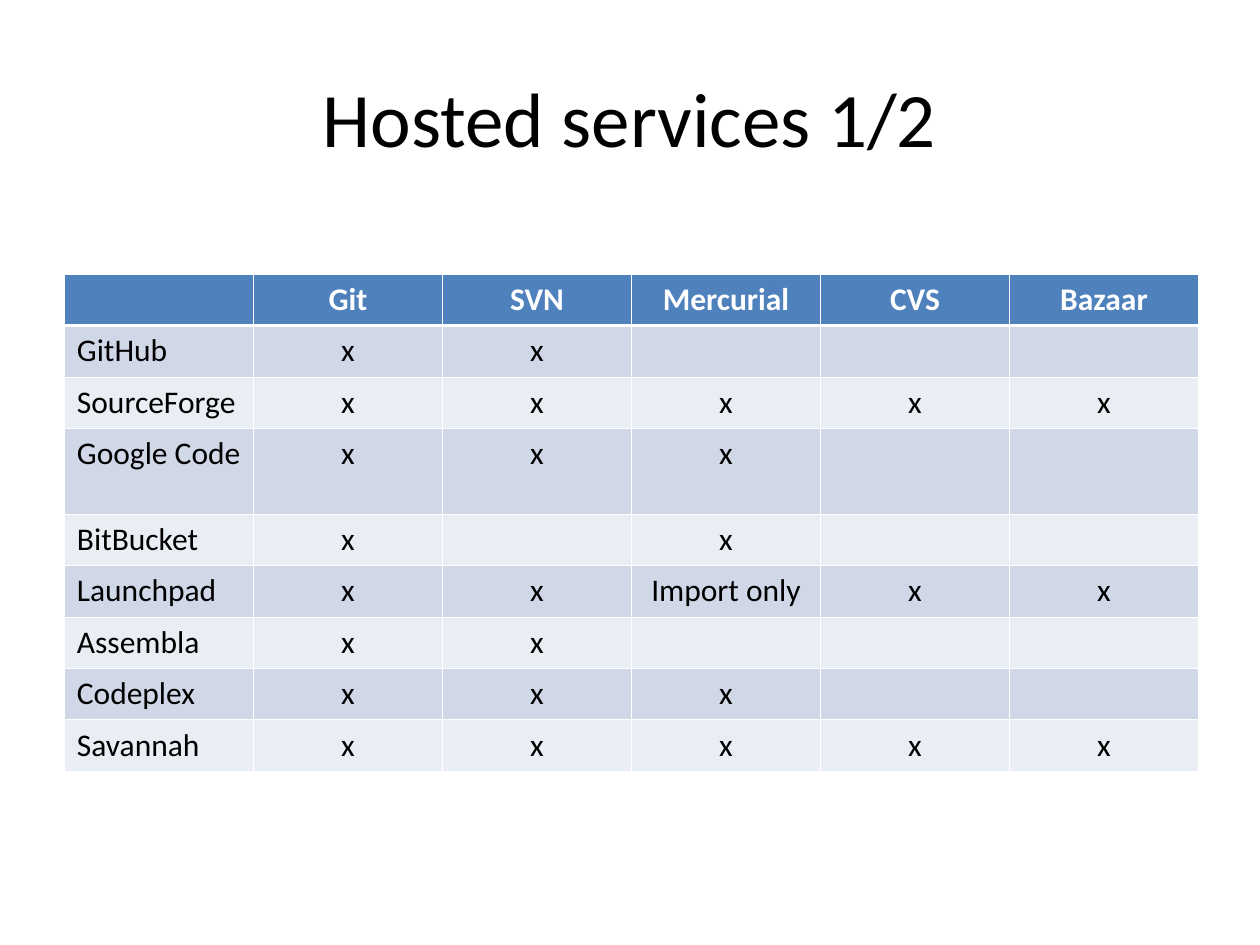
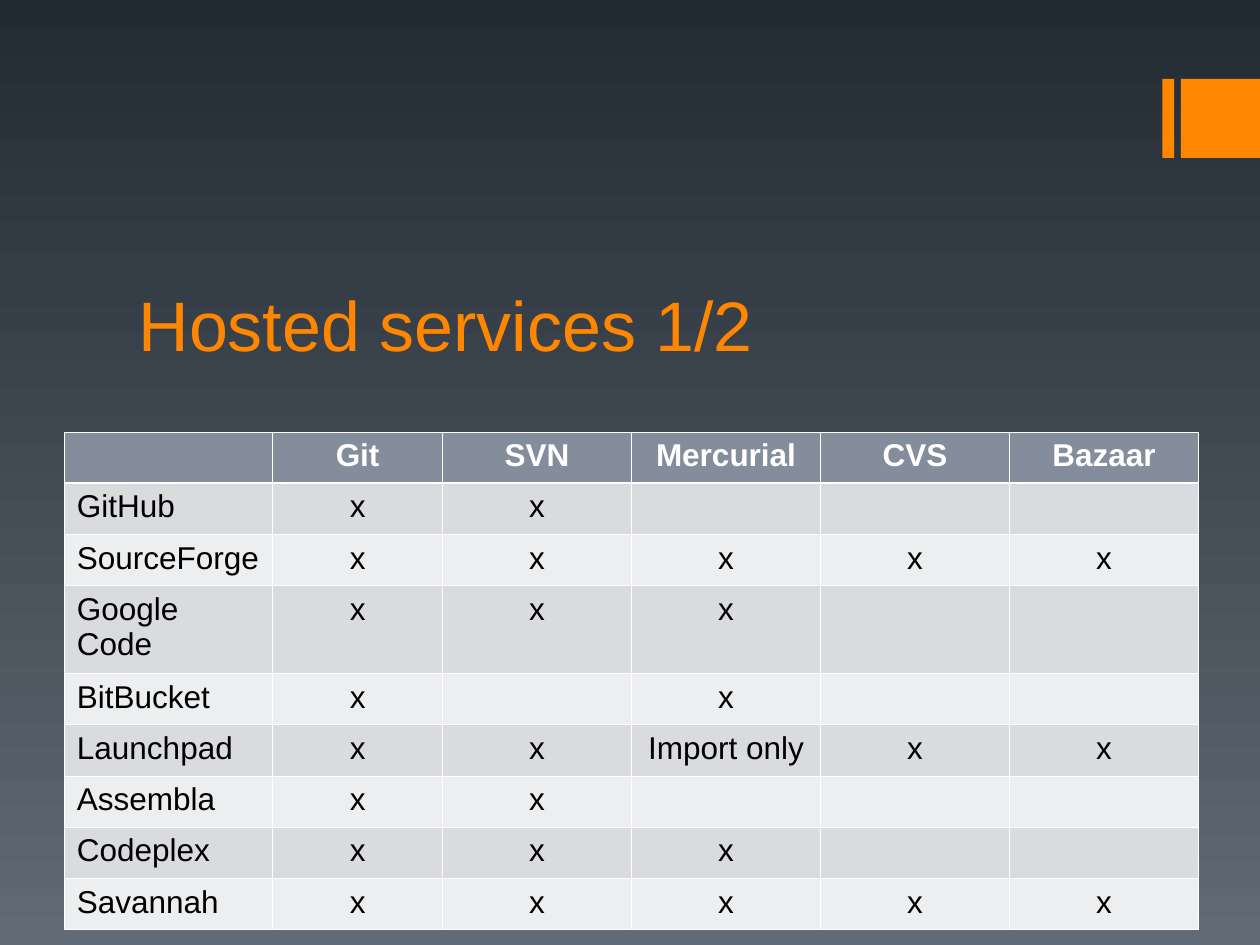
Before and after one commit to gdgcluj/first-steps-into, a slide deck: slide 5 of GitHub.ppt. Drawn at 1260x945 pixels with LibreOffice and Linux fonts; fonts in the diff are those of the drawing. Boxes give left, top, right and bottom in pixels: in the first picture for what was removed or moved away, otherwise in the second. Text is boxed around its words. In the diff, an @@ line names an element or a change of style, - is before the commit and + after.

```diff
--- a/GitHub.ppt
+++ b/GitHub.ppt
@@ background #FFFFFF to gradient #232B32 to #606B76 @@
@@ rectangle added at (1163,79,1174,159), fill #FF8600 @@
@@ rectangle added at (1181,79,1260,159), fill #FF8600 @@
@@ title "Hosted services 1/2": place and size @@
-title "Hosted services 1/2" at (323,93,936,151)
+title "Hosted services 1/2" at (139,300,753,352)
@@ title "Hosted services 1/2" at (139,300,753,352): size 44 to 40 pt, font Calibri to Arial, text colour #000000 to #FF8600; alignment centre to left; vertical alignment middle to bottom @@
@@ table at (64,432,1198,929) @@
@@ fill #4F81BD to #838D9B in row 1 @@
@@ fill #D0D8E8 to #D9DBDE in 24 cells @@
@@ fill #E9EDF4 to #EDEEEF in 24 cells @@
@@ font Calibri to Arial @@
@@ table: place and size @@
-table at (64,275,1198,771)
+table at (64,432,1198,929)
```
Also in this commit, not shown: 8 other slides changed.
